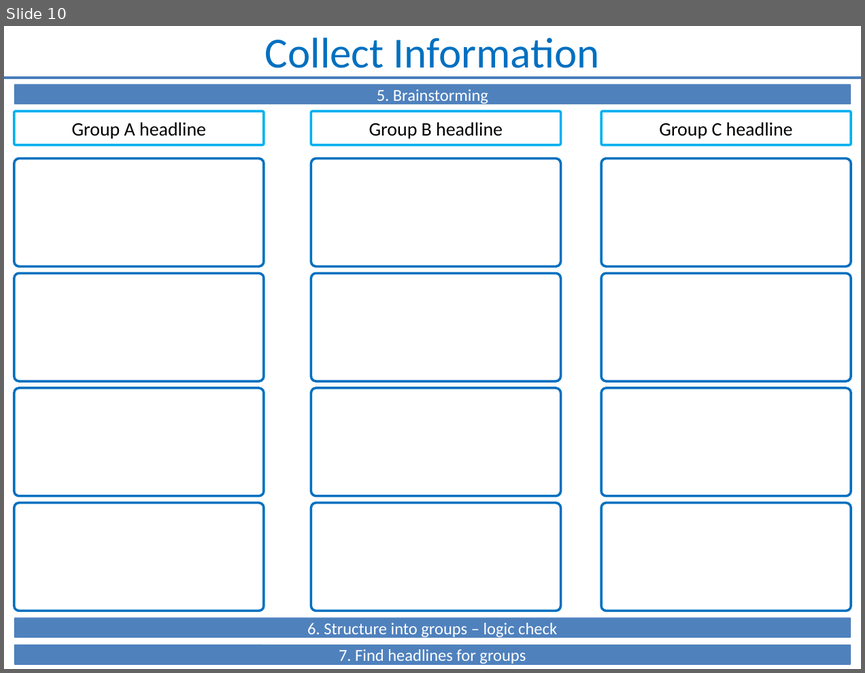
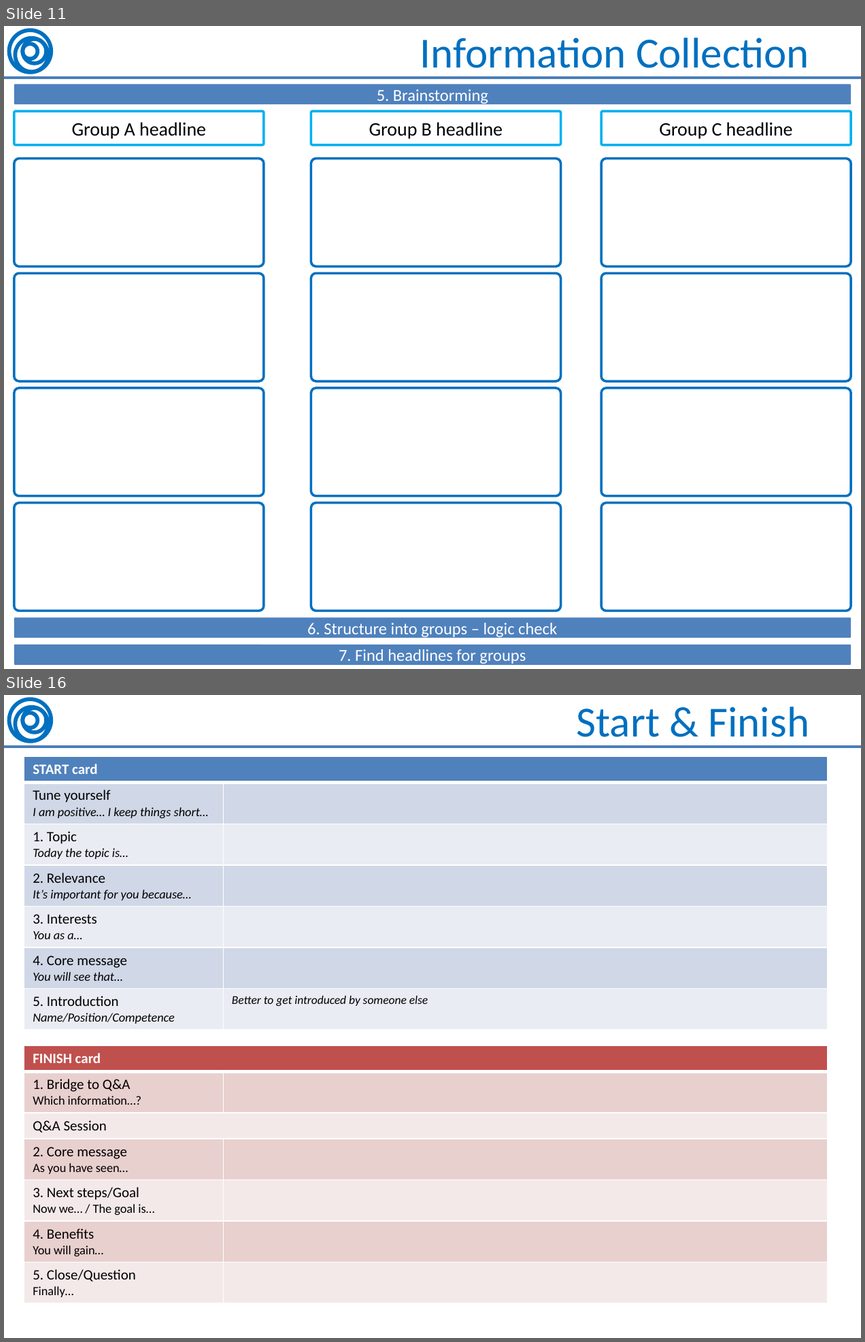
Before and after one commit to OleksiyRudenko/_under-development, a slide deck: soft-skills--Presentation/Presentation about Presentation.pptx. Shown one above the other, each under a label of ours: slide 10 before the commit, slides 11 and 16 after it; the slides between them are not shown. The pictures are 865x673 and 865x1342 pixels, drawn with LibreOffice and Linux fonts; fonts in the diff are those of the drawing. Boxes give left, top, right and bottom in pixels: in the first picture for what was removed or moved away, otherwise in the second. Text is boxed around its words. In the diff, an @@ line names an element or a change of style, - is before the commit and + after.

```diff
--- a/soft-skills--Presentation/Presentation about Presentation.pptx
+++ b/soft-skills--Presentation/Presentation about Presentation.pptx
@@ slide 16 added at <box>4,695,861,1338</box>, background #FFFFFF; not listed: 5 template elements that a slide beside it also shows @@
@@ title added at <box>577,707,810,747</box>, 36 pt, text #0070C0 @@
+Start & Finish
@@ table added at <box>24,757,827,1028</box>, 7 rows, 2 columns @@
+START card | 
+Tune yourself / I am positive… I keep things short… | 
+1. Topic / Today the topic is… | 
+2. Relevance / It’s important for you because… | 
+3. Interests / You as a… | 
+4. Core message / You will see that… | 
+5. Introduction / Name/Position/Competence | Better to get introduced by someone else
@@ table added at <box>24,1045,827,1301</box>, 7 rows, 2 columns @@
+FINISH card | 
+1. Bridge to Q&A / Which information…? | 
+Q&A Session | 
+2. Core message / As you have seen… | 
+3. Next steps/Goal / Now we… / The goal is… | 
+4. Benefits / You will gain… | 
+5. Close/Question / Finally… | 
@@ what was slide 10 is now slide 11 @@
@@ slide 11 changed as well @@
@@ group added at <box>9,30,51,72</box>: 4 ellipses @@
@@ title at <box>420,38,809,78</box>: text changed @@
-Collect Information
+Information Collection
```
Also in this commit, not shown: 10 other slides changed, 6 other slides added, 1 other file.
